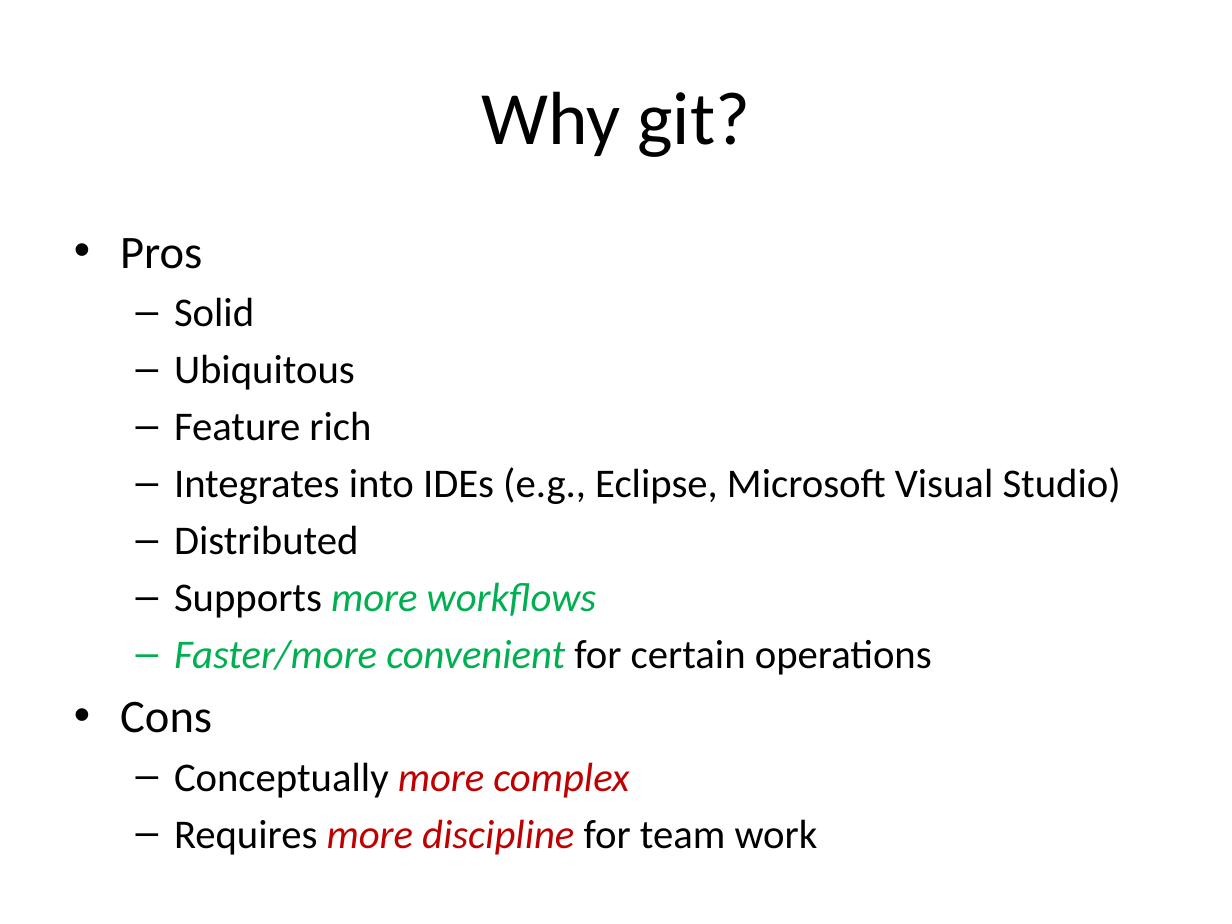
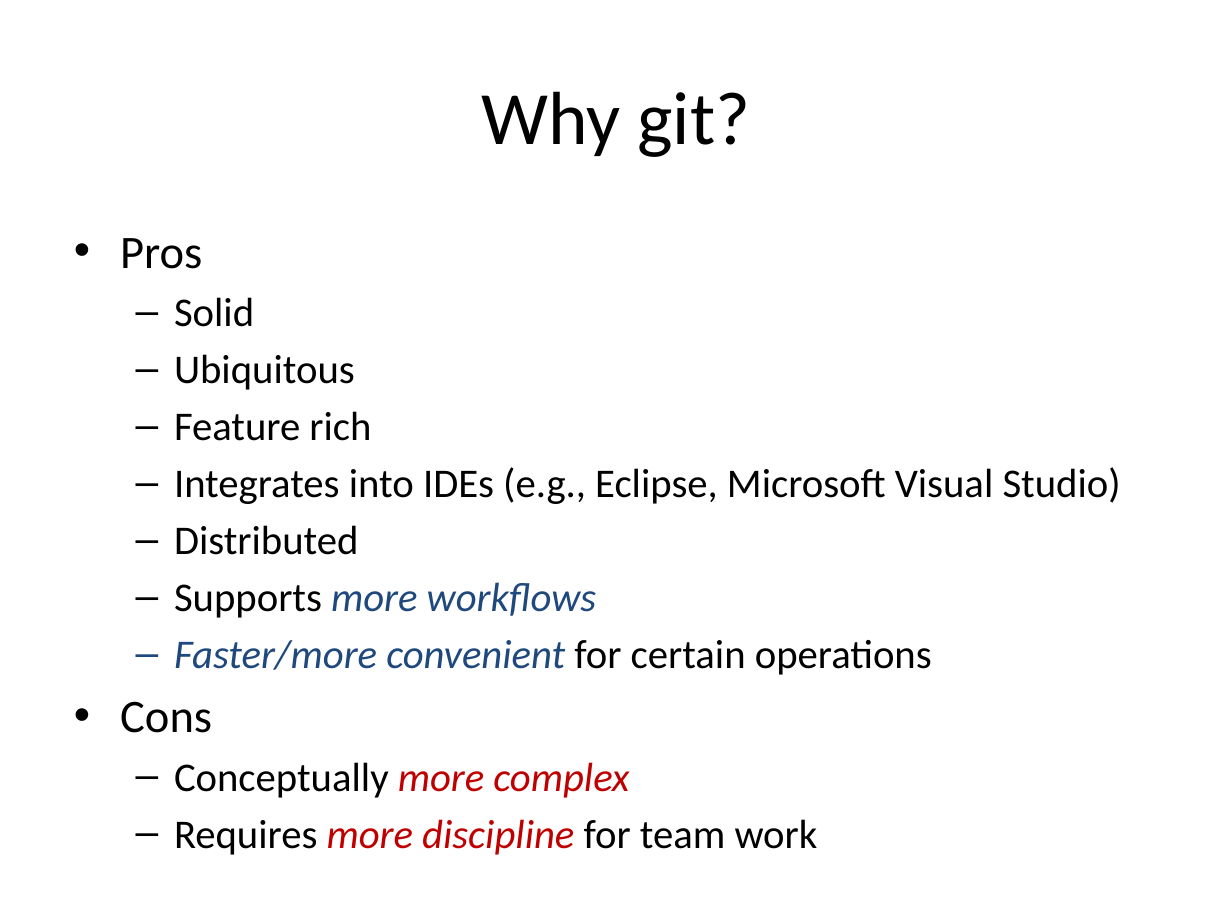
Before and after one commit to gjbex/training-material, a slide deck: slide 11 of LinuxTools/VersionControl/version_control_git.pptx. Drawn at 1232x924 pixels with LibreOffice and Linux fonts; fonts in the diff are those of the drawing. Boxes give left, top, right and bottom in pixels: in the first picture for what was removed or moved away, otherwise in the second. Text is boxed around its words. In the diff, an @@ line names an element or a change of style, - is before the commit and + after.

```diff
--- a/LinuxTools/VersionControl/version_control_git.pptx
+++ b/LinuxTools/VersionControl/version_control_git.pptx
@@ text at (174, 582, 932, 675): text colour #00B050 to #1F497D in "more workflows", "Faster/more convenient" @@
```
Also in this commit, not shown: 1 other slide changed.
